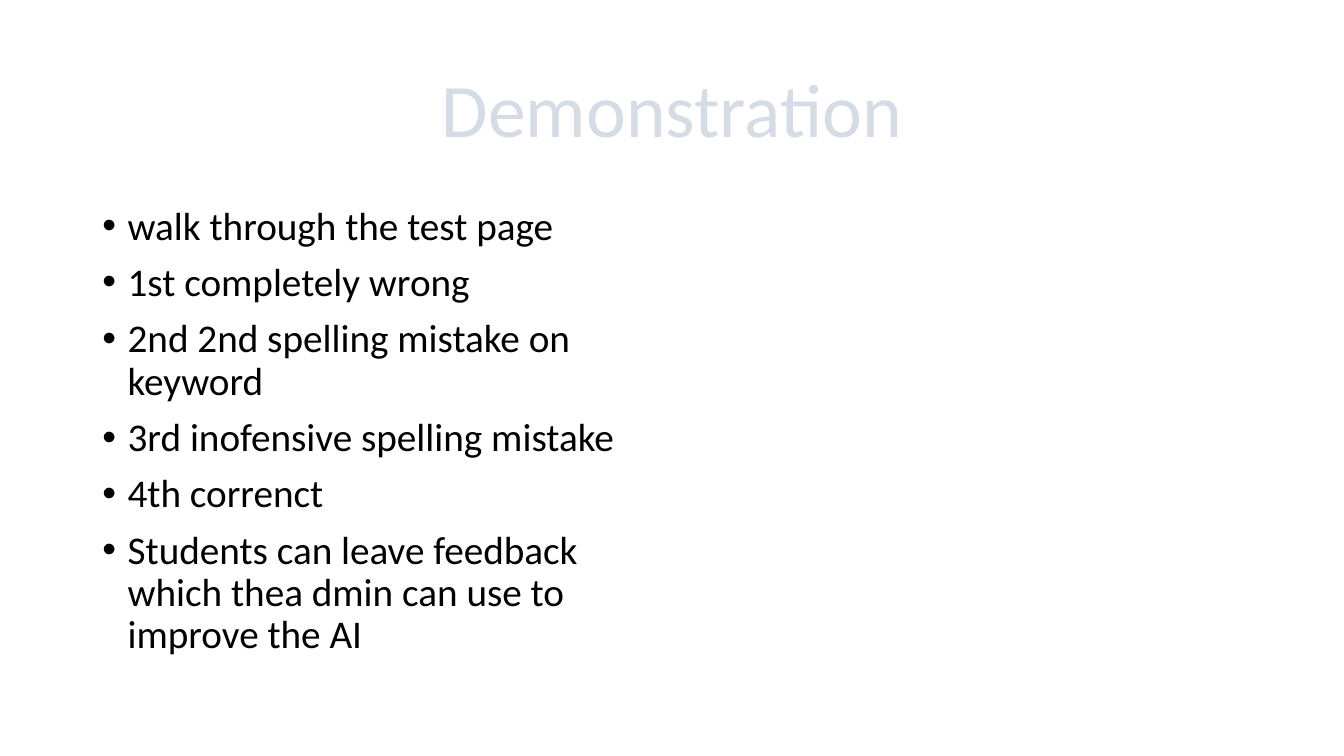
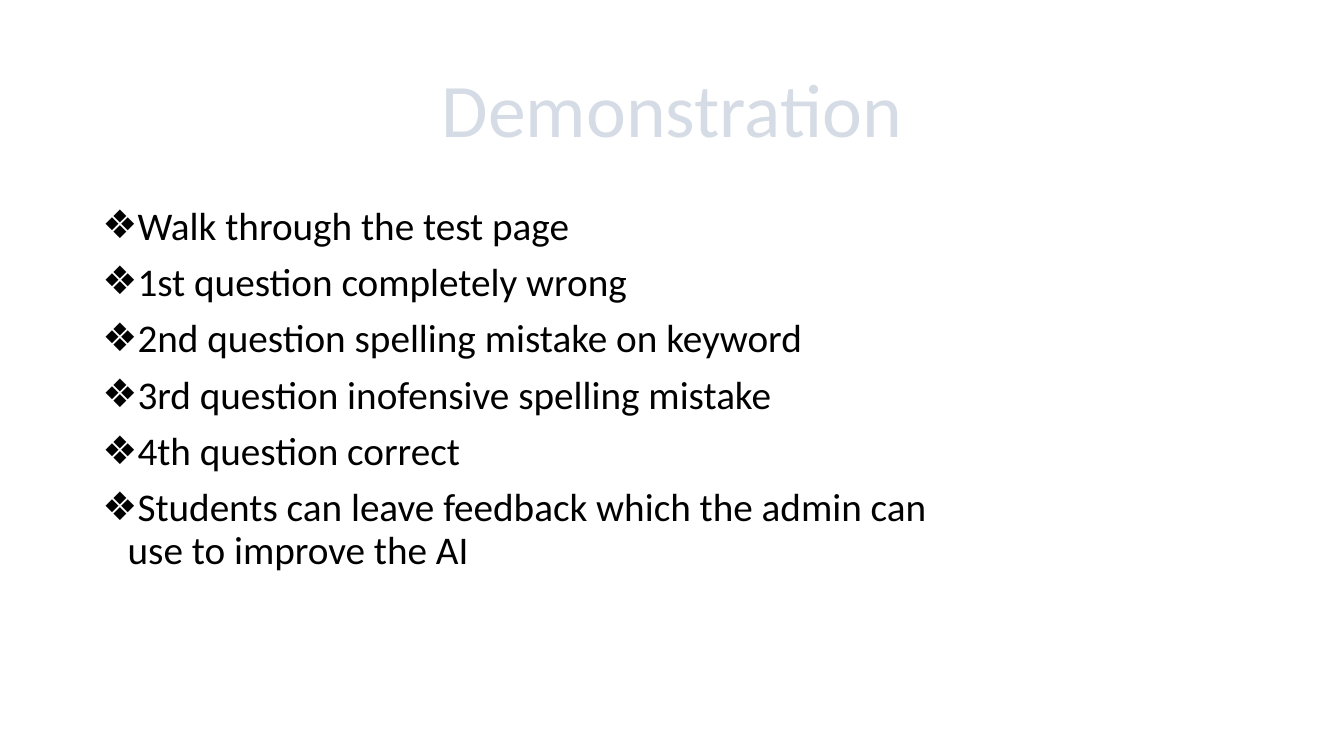
Before and after one commit to Superanjali/flaskQnAndForm, a slide deck: slide 4 of Sciencer.pptx. Drawn at 1344x756 pixels with LibreOffice and Linux fonts; fonts in the diff are those of the drawing. Boxes give left, top, right and bottom in pixels: in the first picture for what was removed or moved away, otherwise in the second. Text is boxed around its words. In the diff, an @@ line names an element or a change of style, - is before the commit and + after.

Commit message:
presentation2

```diff
--- a/Sciencer.pptx
+++ b/Sciencer.pptx
@@ text at <box>128,212,927,571</box>: text changed @@
-• walk through the test page
-• 1st completely wrong
-• 2nd 2nd spelling mistake on keyword
-• 3rd inofensive spelling mistake
-• 4th correnct
-• Students can leave feedback which thea dmin can use to improve the AI
+❖ Walk through the test page
+❖ 1st question completely wrong
+❖ 2nd question spelling mistake on keyword
+❖ 3rd question inofensive spelling mistake
+❖ 4th question correct
+❖ Students can leave feedback which the admin can use to improve the AI
```
Also in this commit, not shown: 5 other slides changed.
